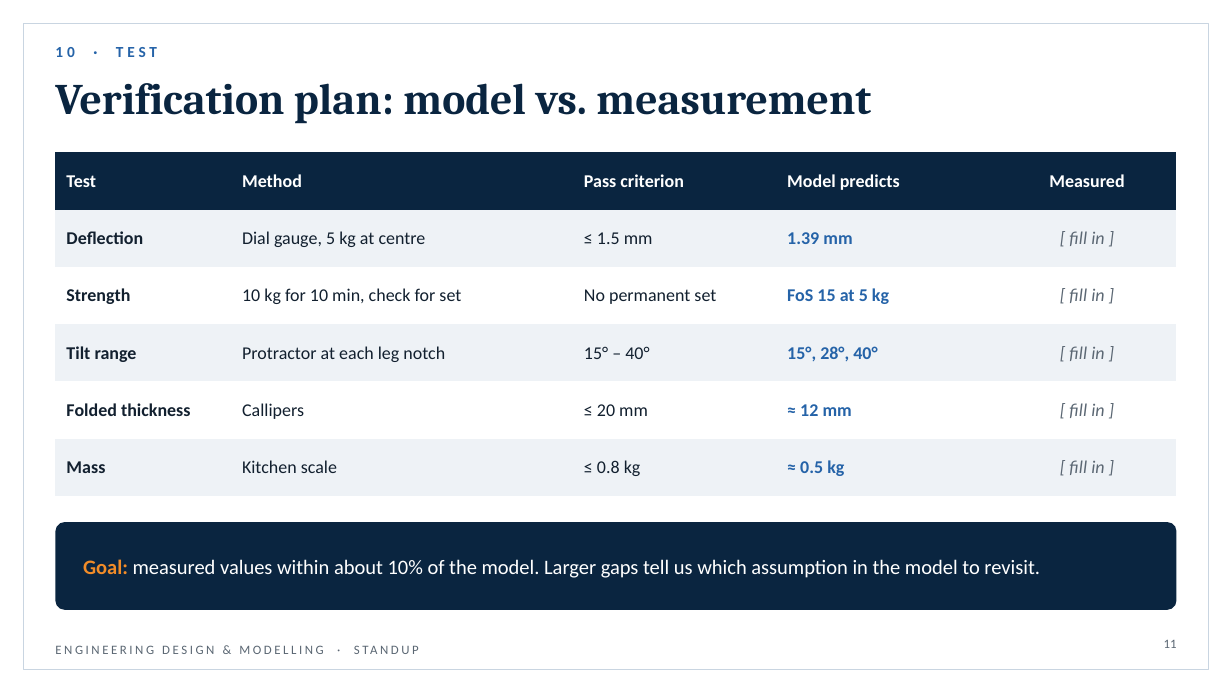
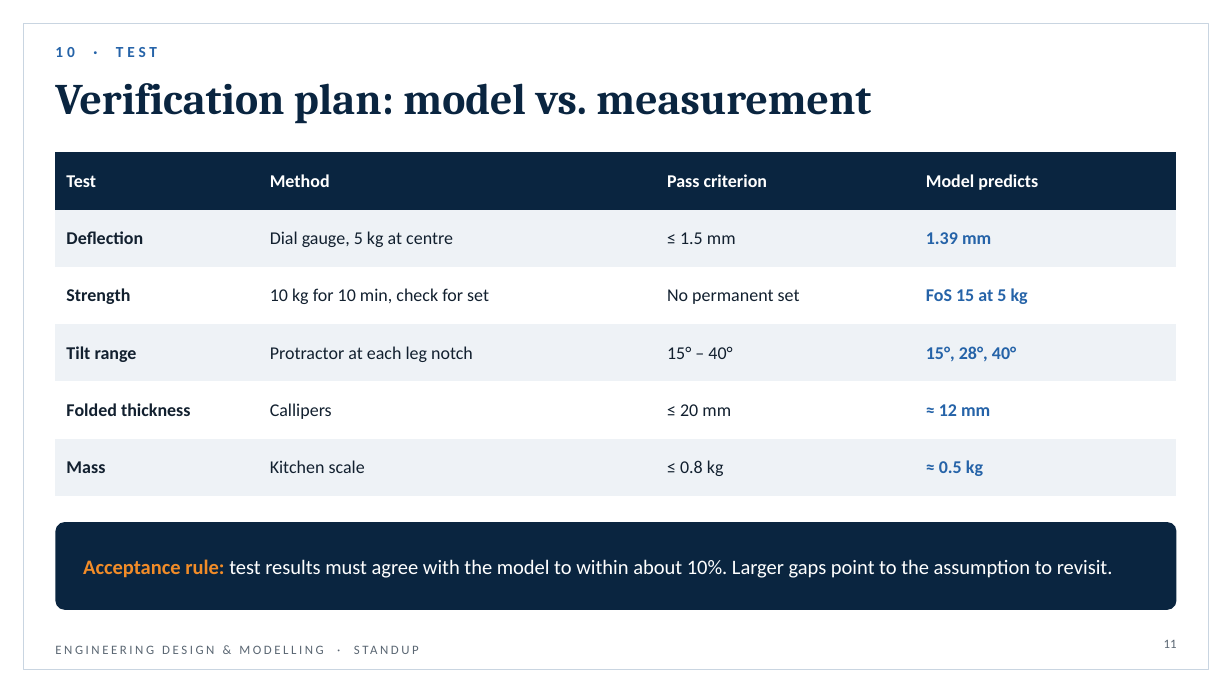
Before and after one commit to shrestha-droid/borepro, a slide deck: slide 11 of EngDesign_Prototype_Showcase.pptx. Drawn at 1232x693 pixels with LibreOffice and Linux fonts; fonts in the diff are those of the drawing. Boxes give left, top, right and bottom in pixels: in the first picture for what was removed or moved away, otherwise in the second. Text is boxed around its words. In the diff, an @@ line names an element or a change of style, - is before the commit and + after.

```diff
--- a/EngDesign_Prototype_Showcase.pptx
+++ b/EngDesign_Prototype_Showcase.pptx
@@ table at bbox=[55, 152, 1177, 480] @@
-column 5: Measured | [ fill in ] | [ fill in ] | [ fill in ] | [ fill in ] | [ fill in ]
@@ text at bbox=[83, 559, 1113, 578]: text changed @@
-Goal: measured values within about 10% of the model. Larger gaps tell us which assumption in the model to revisit.
+Acceptance rule: test results must agree with the model to within about 10%. Larger gaps point to the assumption to revisit.
```
Also in this commit, not shown: 5 other slides changed.
